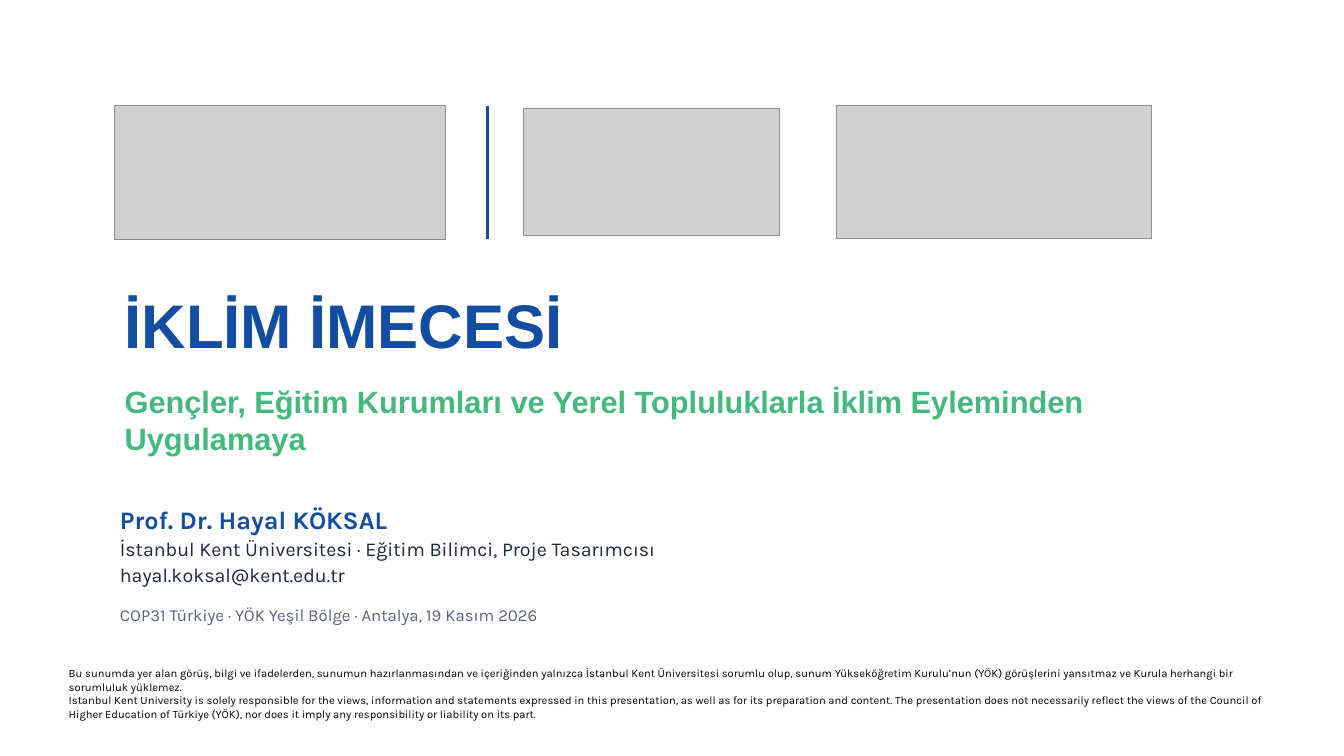
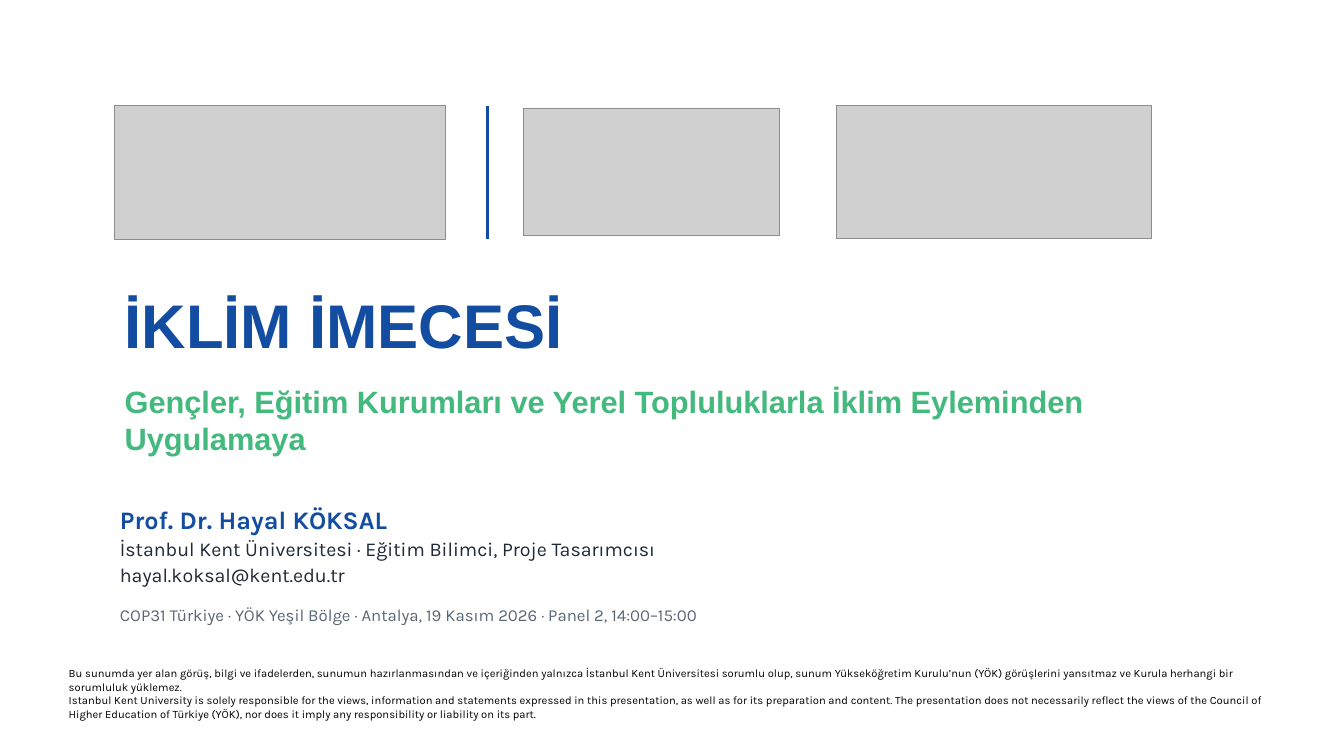
Before and after one commit to newtonsgrandson/cop-31-hayal-koksal, a slide deck: slide 1 of sunum/COP31_Iklim_Imecesi_Hayal_Koksal_TR.pptx. Drawn at 1344x756 pixels with LibreOffice and Linux fonts; fonts in the diff are those of the drawing; grey boxes stand for pictures; background and template pictures are left out. Boxes give left, top, right and bottom in pixels: in the first picture for what was removed or moved away, otherwise in the second. Text is boxed around its words. In the diff, an @@ line names an element or a change of style, - is before the commit and + after.

```diff
--- a/sunum/COP31_Iklim_Imecesi_Hayal_Koksal_TR.pptx
+++ b/sunum/COP31_Iklim_Imecesi_Hayal_Koksal_TR.pptx
@@ text at [120, 607, 696, 625]: text changed @@
-COP31 Türkiye · YÖK Yeşil Bölge · Antalya, 19 Kasım 2026
+COP31 Türkiye · YÖK Yeşil Bölge · Antalya, 19 Kasım 2026 · Panel 2, 14:00–15:00
```
Also in this commit, not shown: 29 other files.
